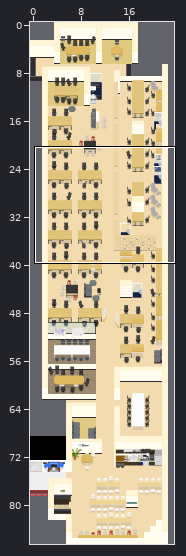
A Tiled map (JSON) gets an edit: maps/Office.json. The picture above shows the old version from afar; the outline marks the close-up.
Close-up. As it was:
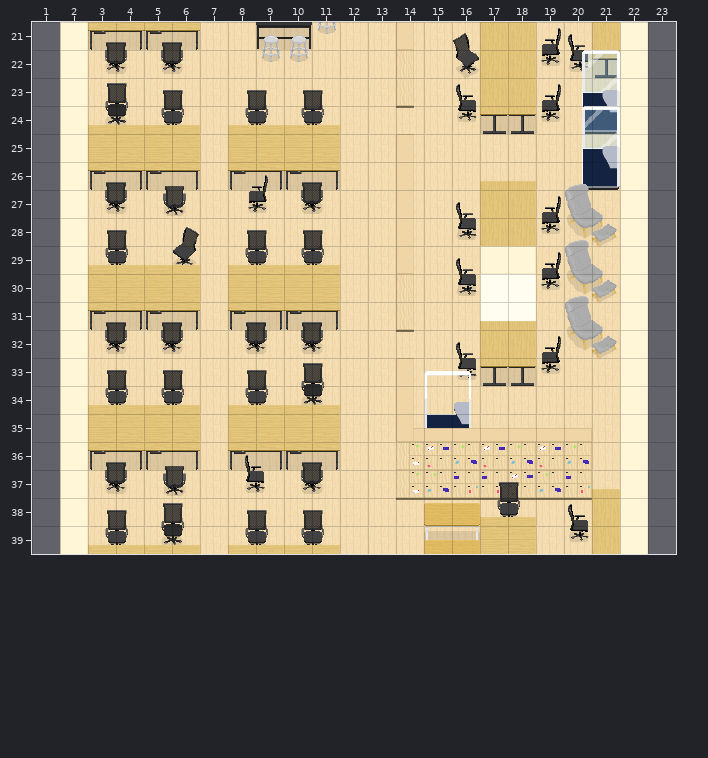
Cells are 32x32 px. Shown: x 1..23, y 21..39. The commit also changed other parts of the map, which this record leaves out. Tiles whose own drawing changed are shown in their newer look in all pictures.
Once edited:
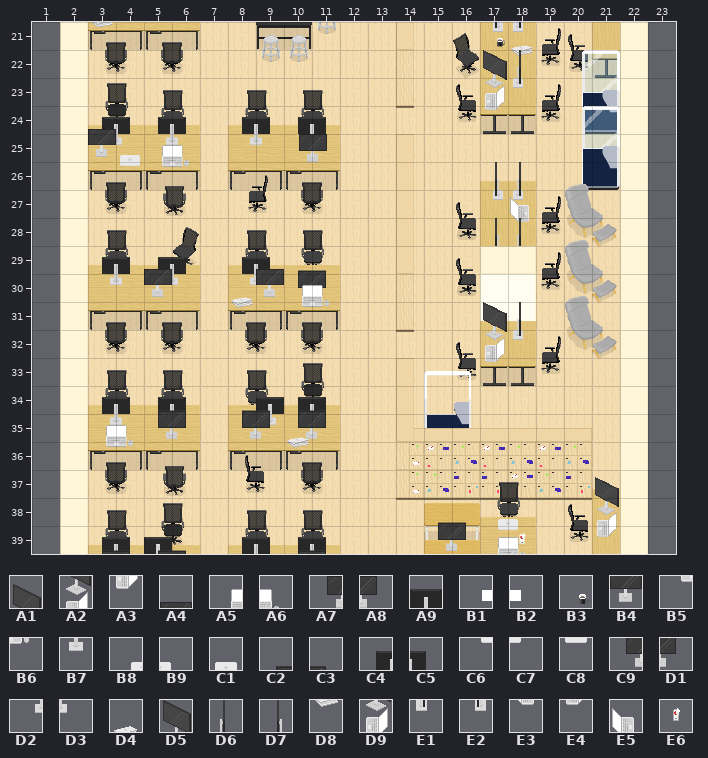
Key: from "Booths": A1 101, A2 126, A3 151; from "Decoration": A4 3, A5 4, A6 5, A7 6, A8 7, A9 8, B1 11, B2 12, B3 26, B4 28, B5 29, B6 30, B7 33, B8 54, B9 55, C1 56, C2 57, C3 58, C4 59, C5 60, C6 79, C7 80, C8 81, C9 82, D1 83, D2 84, D3 85, D4 107, D5 112, D6 114, D7 115, D8 132, D9 137, E1 139, E2 140, E3 161, E4 162, E5 163, E6 226.
__ is an empty cell.
Tiles of an added or newly shown layer are drawn over the layers below it.
From old to new:
Layer "aboveFurniture":
y 31: x 17 __ -> D5
y 32: x 17 __ -> D9
y 33: x 17 __ -> E4
y 39: x 18 __ -> E6
Layer "Wallpaper Above player":
y 21: x 17..18 __ __ -> B3 D4
y 22: x 17..18 __ __ -> D5 D8
y 23: x 17 __ -> D9
y 24: x 17 __ -> E4
y 27: x 18 __ -> E5
y 28: x 18 __ -> E3
Layer "abovePlayer1":
y 21: x 17..18 __ __ -> E2 E1
y 22: x 18 __ -> D6
y 23: x 18 __ -> E1
y 31: x 18 __ -> D6
y 32: x 18 __ -> E1
Layer "abovePlayer2":
y 24: x 3..6 __ __ __ __ -> C4 C5 C4 C5; x 8..11 __ __ __ __ -> C4 C5 C4 C5
y 25: x 3..6 __ __ __ __ -> D2 D3 D2 D3; x 8..11 __ __ __ __ -> D2 D3 D2 D3
y 26: x 17..18 __ __ -> D7 D6
y 27: x 17..18 __ __ -> E2 E1
y 29: x 3..6 __ __ __ __ -> C4 C5 C4 C5; x 8..11 __ __ __ __ -> C4 C5 C2 C3
y 30: x 3..6 __ __ __ __ -> D2 D3 D2 D3; x 8..11 __ __ __ __ -> D2 D3 C9 D1
y 34: x 3..6 __ __ __ __ -> C4 C5 C4 C5; x 9..11 __ __ __ -> A9 C4 C5
y 35: x 3..6 __ __ __ __ -> D2 D3 D2 D3; x 9..11 __ __ __ -> B7 D4 D3
y 36: x 10 __ -> D8
y 38: x 15..16 __ __ -> C2 C3
y 39: x 3..5 __ __ __ -> C4 C5 A9; x 8..11 __ __ __ __ -> C4 C5 C4 C5; x 15..18 __ __ __ __ -> C9 D1 A5 A6
Layer "Tile Layer 16":
y 21: x 3 __ -> D8
y 24: x 3 __ -> A4
y 25: x 3..6 __ __ __ __ -> B4 C1 A5 A6; x 10..11 __ __ -> A7 A8
y 26: x 4..6 __ __ __ -> C8 B5 B6
y 28: x 17..18 __ __ -> D7 D6
y 29: x 5 __ -> A4; x 9 __ -> A4
y 30: x 5 __ -> B4; x 8..11 __ __ __ __ -> D4 B4 A5 A6
y 31: x 8 __ -> D8; x 10..11 __ __ -> B5 B6
y 34: x 5..6 __ __ -> C2 C3; x 8..11 __ __ __ __ -> C2 C3 C2 C3
y 35: x 3..6 __ __ __ __ -> A5 A6 C9 D1; x 8..11 __ __ __ __ -> C9 D1 C9 D1
y 36: x 3..4 __ __ -> B5 B6
y 37: x 21 __ -> A1
y 38: x 17..18 __ __ -> B8 B9; x 21 __ -> A2
y 39: x 3..6 __ __ __ __ -> C2 C3 C2 C3; x 10..11 __ __ -> C2 C3; x 17..18 __ __ -> C6 C7; x 21 __ -> A3
Layer "Tile Layer 17" (added):
y 30: x 10..11 __ __ -> B1 B2
